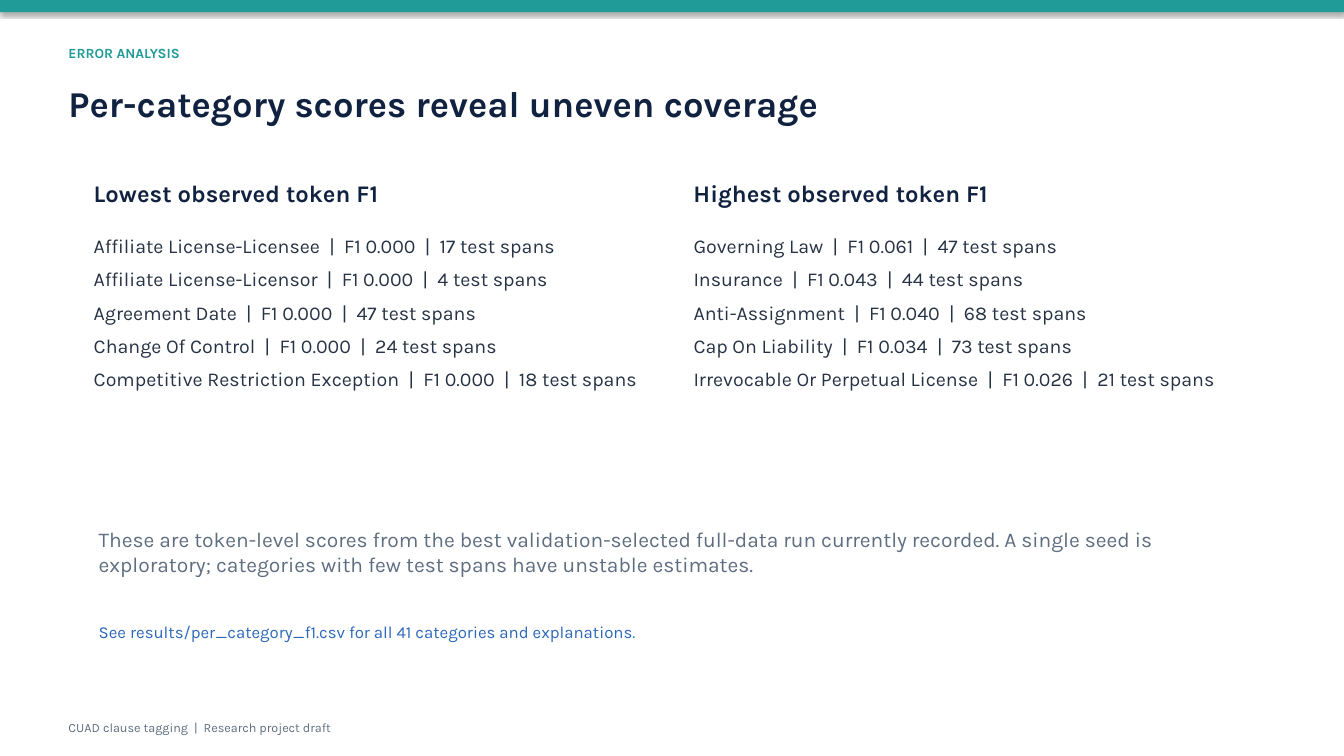
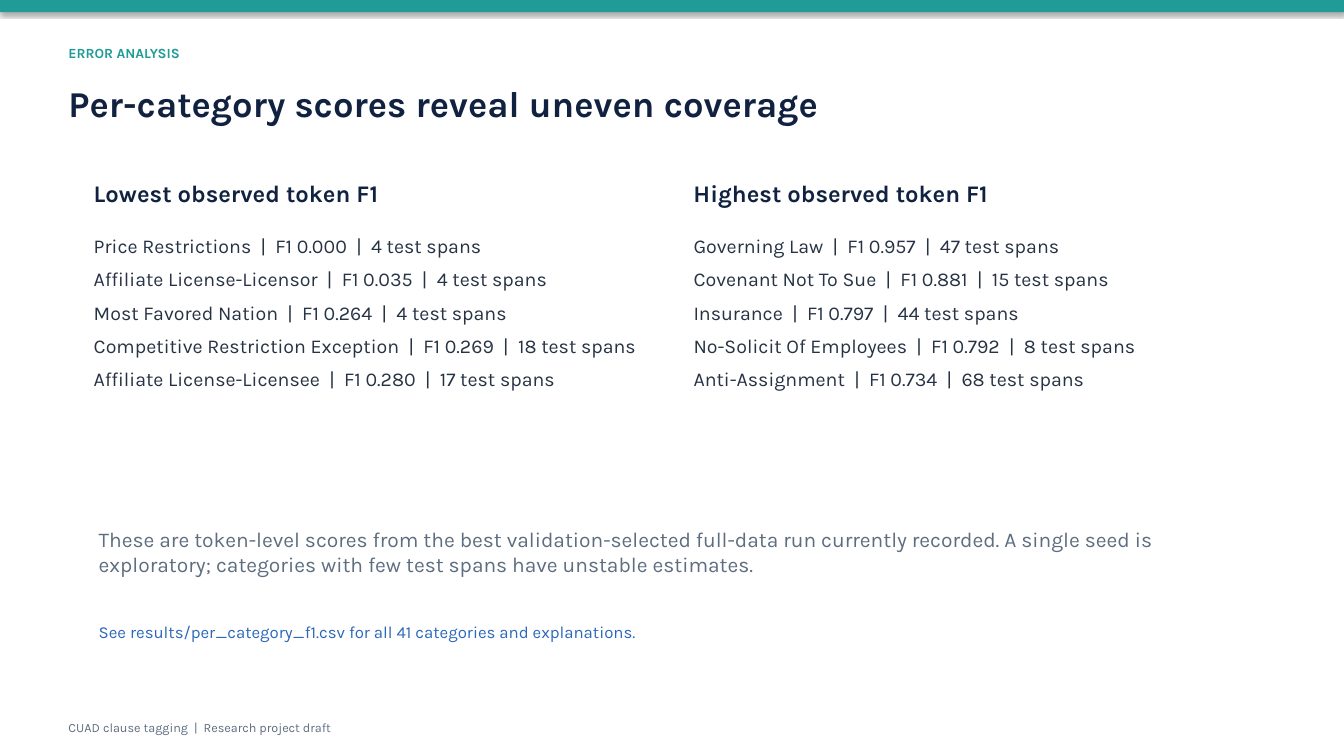
Before and after one commit to hmam-5/cuad-clause-tagging, a slide deck: slide 8 of results/CUAD_project_presentation.pptx. Drawn at 1344x756 pixels with LibreOffice and Linux fonts; fonts in the diff are those of the drawing. Boxes give left, top, right and bottom in pixels: in the first picture for what was removed or moved away, otherwise in the second. Text is boxed around its words. In the diff, an @@ line names an element or a change of style, - is before the commit and + after.

```diff
--- a/results/CUAD_project_presentation.pptx
+++ b/results/CUAD_project_presentation.pptx
@@ text at (94,239,636,391): text changed @@
-Affiliate License-Licensee | F1 0.000 | 17 test spans
-Affiliate License-Licensor | F1 0.000 | 4 test spans
-Agreement Date | F1 0.000 | 47 test spans
-Change Of Control | F1 0.000 | 24 test spans
-Competitive Restriction Exception | F1 0.000 | 18 test spans
+Price Restrictions | F1 0.000 | 4 test spans
+Affiliate License-Licensor | F1 0.035 | 4 test spans
+Most Favored Nation | F1 0.264 | 4 test spans
+Competitive Restriction Exception | F1 0.269 | 18 test spans
+Affiliate License-Licensee | F1 0.280 | 17 test spans
@@ text at (694,239,1135,391): text changed @@
-Governing Law | F1 0.061 | 47 test spans
-Insurance | F1 0.043 | 44 test spans
-Anti-Assignment | F1 0.040 | 68 test spans
-Cap On Liability | F1 0.034 | 73 test spans
-Irrevocable Or Perpetual License | F1 0.026 | 21 test spans
+Governing Law | F1 0.957 | 47 test spans
+Covenant Not To Sue | F1 0.881 | 15 test spans
+Insurance | F1 0.797 | 44 test spans
+No-Solicit Of Employees | F1 0.792 | 8 test spans
+Anti-Assignment | F1 0.734 | 68 test spans
```
Also in this commit, not shown: 24 other files.
